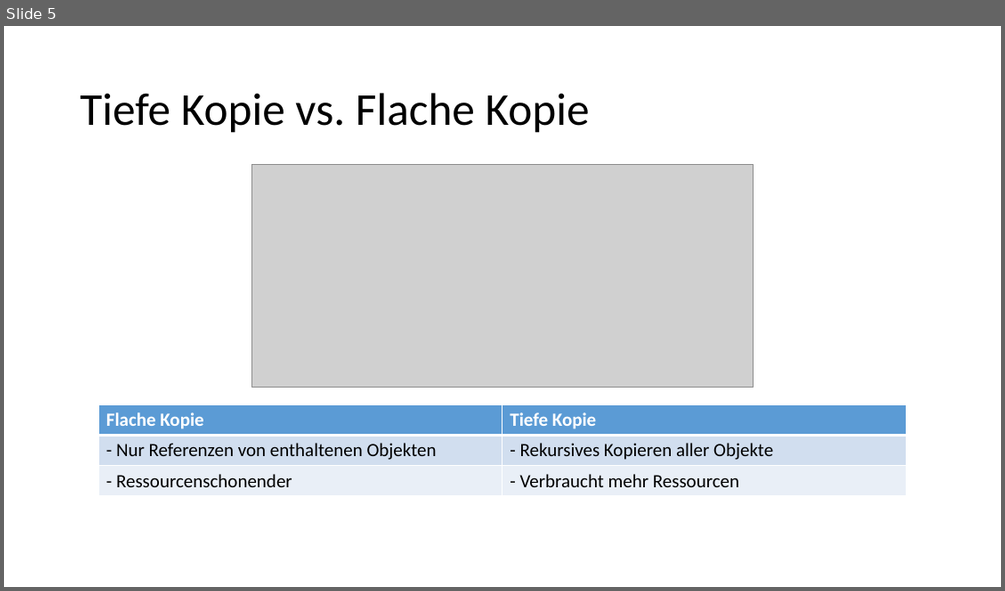
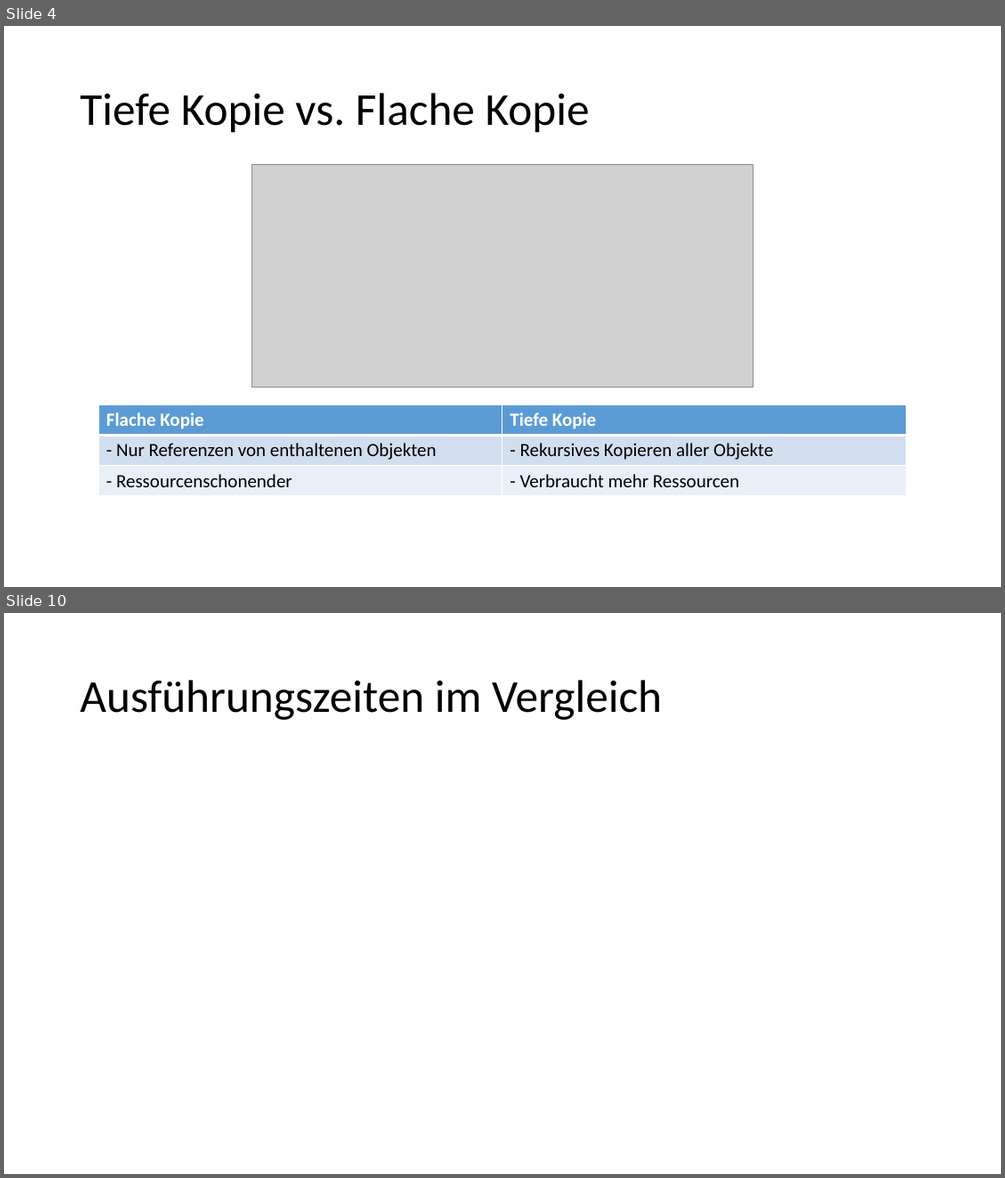
Before and after one commit to doubleSlashde/brownbagLunchCloneObjectsInJava, a slide deck: Klonen von Objekten in Java.pptx. Shown one above the other, each under a label of ours: slide 5 before the commit, slides 4 and 10 after it; the slides between them are not shown. The pictures are 1005x591 and 1005x1178 pixels, drawn with LibreOffice and Linux fonts; fonts in the diff are those of the drawing; grey boxes stand for pictures. Boxes give left, top, right and bottom in pixels: in the first picture for what was removed or moved away, otherwise in the second. Text is boxed around its words. In the diff, an @@ line names an element or a change of style, - is before the commit and + after.

```diff
--- a/Klonen von Objekten in Java.pptx
+++ b/Klonen von Objekten in Java.pptx
@@ slide 10 added at [4, 613, 1001, 1174], background #FFFFFF @@
@@ title added at [80, 680, 662, 720], 44 pt, text #000000 @@
+Ausführungszeiten im Vergleich
@@ what was slide 5 is now slide 4 @@
```
Also in this commit, not shown: 2 slides changed, 5 other slides added, 1 slide removed, 3 other files.
